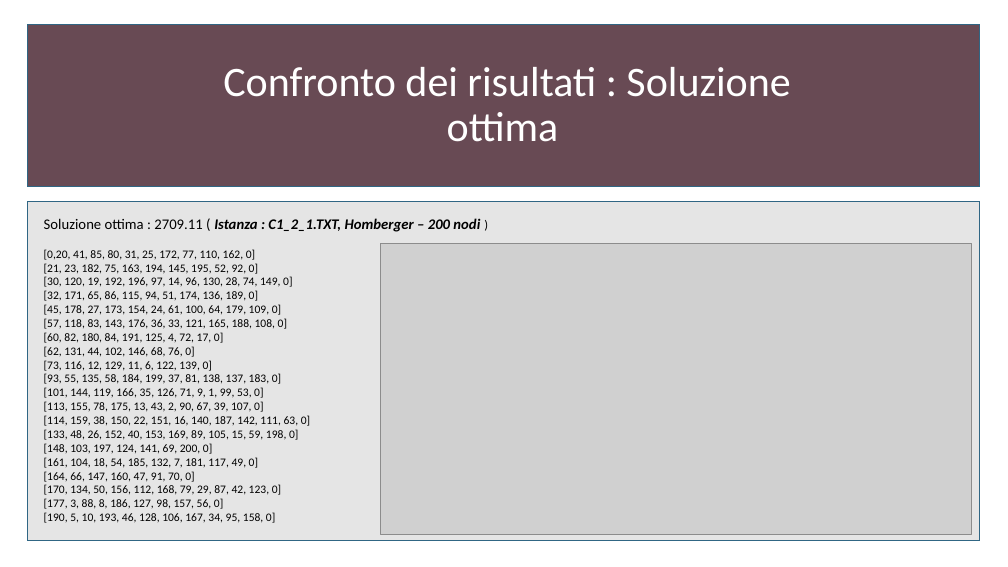
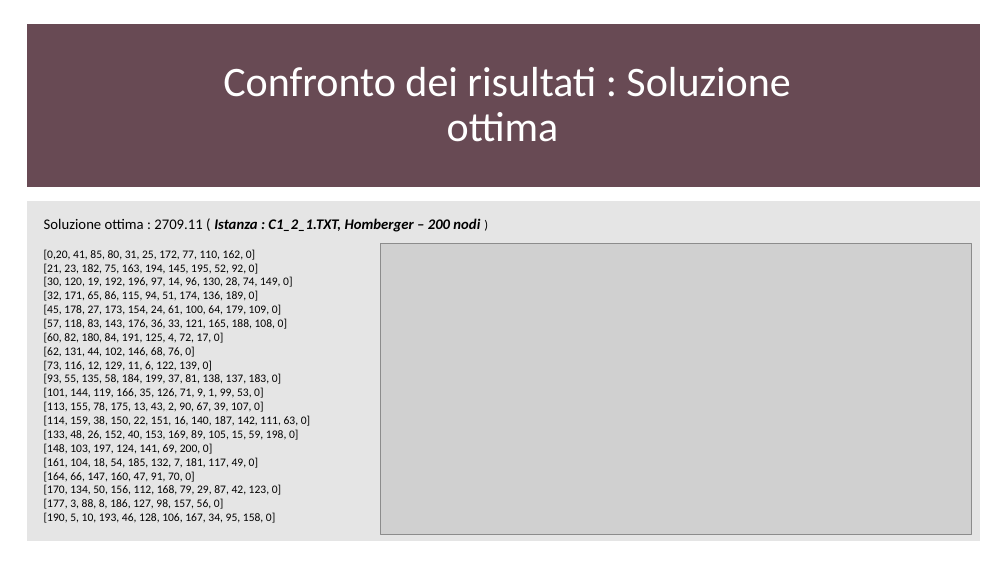
Before and after one commit to gdr-98/Greedy-heuristics-and-genetic-algorithm-for-a-CVRPTW-problem-resolution-, a slide deck: slide 28 of Elaborato.pptx (slide 27 before the commit). Drawn at 1008x567 pixels with LibreOffice and Linux fonts; fonts in the diff are those of the drawing; grey boxes stand for pictures. Boxes give left, top, right and bottom in pixels: in the first picture for what was removed or moved away, otherwise in the second. Text is boxed around its words. In the diff, an @@ line names an element or a change of style, - is before the commit and + after.

```diff
--- a/Elaborato.pptx
+++ b/Elaborato.pptx
@@ rectangle at bbox=[27, 24, 980, 187]: outline #306684 1 pt to #684A54 1 pt @@
@@ rectangle at bbox=[27, 201, 980, 541]: outline #306684 1 pt to #E5E5E5 1 pt @@
```
Also in this commit, not shown: 8 other slides changed, 5 slides added.
